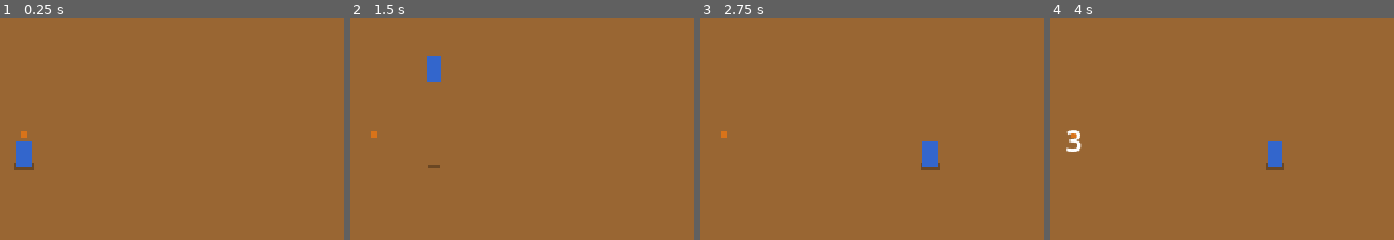
Above: before the commit, frames 1-4 (left to right).
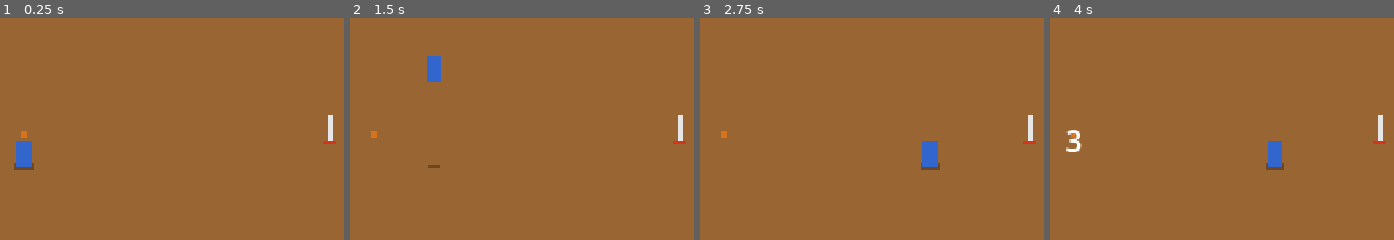
Above: after the commit, the same moments.

Repository: kfiggins/nba-jam-clone
Game: Godot game, scene res://scenes/main/main.tscn
Same seed, same stepped clock (60 frames per second), same inputs: the game is played once before the commit and once after it.
Inputs (mouse positions are % of the whole screen's width and height, from its top left):
- Up to frame 1 (0.25 s): no input
- Up to frame 2 (1.5 s): tap Enter at 0.5 s; move the mouse to (76, 44) at 0.52 s; hold D (move_right) 0.53-1.25 s; hold L (turbo) 0.53-1.25 s; tap J (shoot) at 0.6 s; click (76, 44) at 0.67 s; drag from (27, 54) to (50, 48) at 1.27 s
- Up to frame 3 (2.75 s): move the mouse to (62, 27) at 2.02 s; hold D (move_right) from 2.03 s (still down); hold L (turbo) from 2.03 s (still down); tap K (pass_ball) at 2.1 s
- Up to frame 4 (4 s): release D (move_right) at 2.75 s; release L (turbo) at 2.75 s; drag from (44, 70) to (15, 34) at 2.77 s; tap R (restart) at 3.5 s; move the mouse to (85, 65) at 3.52 s; hold A (move_left) from 3.53 s (still down); hold L (turbo) from 3.53 s (still down)
The pictures show only the part of the screen within x 47-97%, y 22-72%; the shares and areas given below are measured in that part.

The runs differ from the first frame. In frame 1, 0.2% of the frame differs, in the area x 93-98%, y 43-57%; in frame 2, 0.2%; in frame 3, 0.2%; in frame 4, 0.2%.

Commit message:
Implement Phase 4: Shooting System with arc, make/miss resolution, and rebounds
- Add Basket scene with rim height and visual (backboard + rim ColorRects)
- Add ShotBallState: parabolic arc flight toward basket, distance-based
  success chance (close=85%, far=50%), make/miss resolution with scoring
  and rim bounce on miss
- Add ShootingState: player jumps and releases ball at apex or after delay
- Change J key behavior: shoot when holding ball, jump when not (idle/running)
- Add ball.shoot() method with shot_taken/shot_made/shot_missed signals
- Add player.try_shoot() method
- Add config values: shot_speed, shot_arc_height, shot_close_range,
  shot_release_delay, shot_miss_bounce_min/max
- 29 new tests covering shooting mechanics, state transitions, and config

Co-Authored-By: Claude Opus 4.6 <noreply@anthropic.com>

Diff:
--- a/resources/default_config.tres
+++ b/resources/default_config.tres
@@ -26,6 +26,12 @@
 shot_success_close = 0.85
 shot_perfect_window = 0.15
 shot_perfect_bonus = 0.25
+shot_speed = 500.0
+shot_arc_height = 200.0
+shot_close_range = 200.0
+shot_release_delay = 0.15
+shot_miss_bounce_min = 100.0
+shot_miss_bounce_max = 200.0
 dunk_range = 100.0
 dunk_jump_threshold = 0.6
 steal_chance_base = 0.3
--- a/scenes/ball/ball.gd
+++ b/scenes/ball/ball.gd
@@ -6,6 +6,9 @@
 signal ball_stolen(stealer: Player, victim: Player)
 signal ball_passed(passer: Player, target: Player)
 signal ball_bounced
+signal shot_taken(shooter: Player)
+signal shot_made(shooter: Player, points: int)
+signal shot_missed(shooter: Player)
 
 ## Current player holding the ball (null = loose)
 var current_owner: Player = null
@@ -19,6 +22,9 @@
 
 ## Pass target (set when entering Passed state)
 var pass_target: Player = null
+
+## Shooter reference (set when entering Shot state)
+var shot_shooter: Player = null
 
 @onready var sprite: Node2D = $Sprite
 @onready var shadow: Node2D = $Shadow
@@ -69,6 +75,18 @@
 	ball_passed.emit(passer, target)
 	owner_changed.emit(old, null)
 	state_machine.change_state(state_machine.get_state("Passed"))
+
+
+## Shoot the ball toward the basket. Transitions to Shot state.
+func shoot(shooter: Player) -> void:
+	shot_shooter = shooter
+	if current_owner:
+		current_owner.held_ball = null
+	var old := current_owner
+	current_owner = null
+	shot_taken.emit(shooter)
+	owner_changed.emit(old, null)
+	state_machine.change_state(state_machine.get_state("Shot"))
 
 
 ## Attempt a steal. Returns true if successful.
--- a/scenes/ball/ball.tscn
+++ b/scenes/ball/ball.tscn
@@ -1,10 +1,11 @@
-[gd_scene load_steps=7 format=3]
+[gd_scene load_steps=8 format=3]
 
 [ext_resource type="Script" path="res://scenes/ball/ball.gd" id="1"]
 [ext_resource type="Script" path="res://scripts/systems/state_machine.gd" id="2"]
 [ext_resource type="Script" path="res://scenes/ball/states/held_state.gd" id="3"]
 [ext_resource type="Script" path="res://scenes/ball/states/loose_state.gd" id="4"]
 [ext_resource type="Script" path="res://scenes/ball/states/passed_state.gd" id="5"]
+[ext_resource type="Script" path="res://scenes/ball/states/shot_state.gd" id="6"]
 
 [sub_resource type="CircleShape2D" id="CircleShape2D_1"]
 radius = 8.0
@@ -46,3 +47,6 @@
 
 [node name="Passed" type="Node" parent="StateMachine"]
 script = ExtResource("5")
+
+[node name="Shot" type="Node" parent="StateMachine"]
+script = ExtResource("6")
--- /dev/null
+++ b/scenes/ball/states/shot_state.gd
@@ -0,0 +1,99 @@
+class_name ShotBallState
+extends BallState
+## Ball in flight toward the basket after a shot.
+## Follows a parabolic arc, then resolves make/miss on arrival.
+
+var _start_pos: Vector2
+var _target_pos: Vector2
+var _total_distance: float = 0.0
+var _start_height: float = 0.0
+var _rim_height: float = 120.0
+
+
+func enter() -> void:
+	_start_pos = ball.global_position
+	_start_height = ball.height
+	ball.height_velocity = 0.0
+	ball.ground_velocity = Vector2.ZERO
+
+	var basket := _find_basket()
+	if basket:
+		_target_pos = basket.global_position
+		_rim_height = basket.rim_height
+	else:
+		# Fallback: aim toward right side of court
+		_target_pos = Vector2(1130, 360)
+
+	_total_distance = _start_pos.distance_to(_target_pos)
+
+
+func physics_process(delta: float) -> State:
+	if _total_distance < 1.0:
+		return state_machine.get_state("Loose")
+
+	var config := GameConfig.data
+	var direction := (_target_pos - ball.global_position).normalized()
+	ball.global_position += direction * config.shot_speed * delta
+
+	# Arc height: blend from start height to ground, plus parabolic arc overlay
+	var remaining := ball.global_position.distance_to(_target_pos)
+	var progress := clampf(1.0 - remaining / _total_distance, 0.0, 1.0)
+	var peak := config.shot_arc_height
+	var base_height := lerpf(_start_height, 0.0, progress)
+	ball.height = base_height + peak * 4.0 * progress * (1.0 - progress)
+
+	# Reached the basket
+	if remaining <= 15.0:
+		_resolve_shot()
+		return null
+
+	return null
+
+
+func exit() -> void:
+	ball.shot_shooter = null
+
+
+func _resolve_shot() -> void:
+	var config := GameConfig.data
+	var shooter := ball.shot_shooter
+	var distance := _start_pos.distance_to(_target_pos)
+	var success_chance := _calculate_success_chance(distance)
+	var roll := randf()
+
+	if roll < success_chance:
+		# Made shot
+		var points := config.points_per_shot
+		ball.shot_made.emit(shooter, points)
+		if shooter:
+			GameManager.add_score(shooter.team, points)
+		# Ball drops through basket
+		ball.ground_velocity = Vector2(0.0, 30.0)
+		ball.height = 10.0
+		ball.height_velocity = -50.0
+	else:
+		# Missed shot — ball bounces off rim
+		ball.shot_missed.emit(shooter)
+		var bounce_x := randf_range(-config.shot_miss_bounce_max, config.shot_miss_bounce_max)
+		var bounce_y := randf_range(-config.shot_miss_bounce_max, -config.shot_miss_bounce_min)
+		ball.ground_velocity = Vector2(bounce_x, bounce_y)
+		ball.height = _rim_height * 0.8
+		ball.height_velocity = randf_range(config.shot_miss_bounce_min, config.shot_miss_bounce_max)
+
+	state_machine.change_state(state_machine.get_state("Loose"))
+
+
+func _calculate_success_chance(distance: float) -> float:
+	var config := GameConfig.data
+	if distance <= config.shot_close_range:
+		return config.shot_success_close
+	# Linear falloff from close to base over 3x the close range
+	var far_range := config.shot_close_range * 3.0
+	var t := clampf((distance - config.shot_close_range) / (far_range - config.shot_close_range), 0.0, 1.0)
+	return lerpf(config.shot_success_close, config.shot_success_base, t)
+
+
+func _find_basket() -> Node:
+	for node in ball.get_tree().get_nodes_in_group("basket"):
+		return node
+	return null
--- /dev/null
+++ b/scenes/court/basket.gd
@@ -0,0 +1,10 @@
+class_name Basket
+extends Node2D
+## Basketball hoop with a rim position and pseudo-3D height.
+
+## Height of the rim in pseudo-3D space.
+var rim_height: float = 120.0
+
+
+func _ready() -> void:
+	add_to_group("basket")
--- /dev/null
+++ b/scenes/court/basket.tscn
@@ -0,0 +1,20 @@
+[gd_scene load_steps=2 format=3]
+
+[ext_resource type="Script" path="res://scenes/court/basket.gd" id="1"]
+
+[node name="Basket" type="Node2D"]
+script = ExtResource("1")
+
+[node name="Backboard" type="ColorRect" parent="."]
+offset_left = -3.0
+offset_top = -40.0
+offset_right = 3.0
+offset_bottom = 0.0
+color = Color(0.9, 0.9, 0.9, 1)
+
+[node name="Rim" type="ColorRect" parent="."]
+offset_left = -10.0
+offset_top = 0.0
+offset_right = 10.0
+offset_bottom = 6.0
+color = Color(0.85, 0.2, 0.1, 1)
--- a/scenes/main/main.tscn
+++ b/scenes/main/main.tscn
@@ -1,15 +1,19 @@
-[gd_scene load_steps=6 format=3]
+[gd_scene load_steps=7 format=3]
 
 [ext_resource type="Script" path="res://scenes/main/main.gd" id="1"]
 [ext_resource type="PackedScene" path="res://scenes/court/court.tscn" id="2"]
 [ext_resource type="PackedScene" path="res://scenes/ui/hud.tscn" id="3"]
 [ext_resource type="PackedScene" path="res://scenes/player/player.tscn" id="4"]
 [ext_resource type="PackedScene" path="res://scenes/ball/ball.tscn" id="5"]
+[ext_resource type="PackedScene" path="res://scenes/court/basket.tscn" id="6"]
 
 [node name="Main" type="Node2D"]
 script = ExtResource("1")
 
 [node name="Court" parent="." instance=ExtResource("2")]
+
+[node name="Basket" parent="." instance=ExtResource("6")]
+position = Vector2(1130, 360)
 
 [node name="Player" parent="." instance=ExtResource("4")]
 position = Vector2(640, 400)
--- a/scenes/player/player.gd
+++ b/scenes/player/player.gd
@@ -115,6 +115,12 @@
 	return held_ball != null
 
 
+func try_shoot() -> void:
+	if held_ball == null:
+		return
+	held_ball.shoot(self)
+
+
 func try_pass() -> void:
 	if held_ball == null:
 		return
--- a/scenes/player/player.tscn
+++ b/scenes/player/player.tscn
@@ -1,10 +1,11 @@
-[gd_scene load_steps=7 format=3]
+[gd_scene load_steps=8 format=3]
 
 [ext_resource type="Script" path="res://scenes/player/player.gd" id="1"]
 [ext_resource type="Script" path="res://scripts/systems/state_machine.gd" id="2"]
 [ext_resource type="Script" path="res://scenes/player/states/idle_state.gd" id="3"]
 [ext_resource type="Script" path="res://scenes/player/states/running_state.gd" id="4"]
 [ext_resource type="Script" path="res://scenes/player/states/jumping_state.gd" id="5"]
+[ext_resource type="Script" path="res://scenes/player/states/shooting_state.gd" id="6"]
 
 [sub_resource type="CapsuleShape2D" id="CapsuleShape2D_1"]
 radius = 12.0
@@ -47,3 +48,6 @@
 
 [node name="Jumping" type="Node" parent="StateMachine"]
 script = ExtResource("5")
+
+[node name="Shooting" type="Node" parent="StateMachine"]
+script = ExtResource("6")
--- a/scenes/player/states/idle_state.gd
+++ b/scenes/player/states/idle_state.gd
@@ -15,6 +15,8 @@
 		return state_machine.get_state("Running")
 
 	if Input.is_action_just_pressed("shoot") and player.is_human:
+		if player.has_ball():
+			return state_machine.get_state("Shooting")
 		return state_machine.get_state("Jumping")
 
 	if Input.is_action_just_pressed("pass_ball") and player.is_human:
--- a/scenes/player/states/running_state.gd
+++ b/scenes/player/states/running_state.gd
@@ -12,6 +12,8 @@
 		return state_machine.get_state("Idle")
 
 	if Input.is_action_just_pressed("shoot") and player.is_human:
+		if player.has_ball():
+			return state_machine.get_state("Shooting")
 		return state_machine.get_state("Jumping")
 
 	if Input.is_action_just_pressed("pass_ball") and player.is_human:
--- /dev/null
+++ b/scenes/player/states/shooting_state.gd
@@ -0,0 +1,40 @@
+class_name ShootingState
+extends PlayerState
+## Player is jumping to shoot the ball toward the basket.
+## Ball is released after a short delay or at jump apex.
+
+var _shot_released: bool = false
+var _release_timer: float = 0.0
+
+
+func enter() -> void:
+	player.apply_jump()
+	_shot_released = false
+	_release_timer = 0.0
+
+
+func physics_process(delta: float) -> State:
+	player.update_turbo(delta)
+	player.apply_gravity(delta)
+	player.apply_movement(delta, GameConfig.data.player_air_control)
+
+	# Release ball at apex or after delay
+	if not _shot_released:
+		_release_timer += delta
+		if _release_timer >= GameConfig.data.shot_release_delay or player.height_velocity <= 0.0:
+			_release_shot()
+
+	# Land
+	if player.is_on_ground():
+		var dir := player.get_input_direction()
+		if dir != Vector2.ZERO:
+			return state_machine.get_state("Running")
+		return state_machine.get_state("Idle")
+
+	return null
+
+
+func _release_shot() -> void:
+	_shot_released = true
+	if player.has_ball():
+		player.try_shoot()
--- a/scripts/resources/game_config_data.gd
+++ b/scripts/resources/game_config_data.gd
@@ -35,6 +35,12 @@
 @export var shot_success_close: float = 0.85
 @export var shot_perfect_window: float = 0.15 # seconds
 @export var shot_perfect_bonus: float = 0.25
+@export var shot_speed: float = 500.0
+@export var shot_arc_height: float = 200.0
+@export var shot_close_range: float = 200.0
+@export var shot_release_delay: float = 0.15 # seconds before ball released during jump
+@export var shot_miss_bounce_min: float = 100.0
+@export var shot_miss_bounce_max: float = 200.0
 
 # Dunk
 @export var dunk_range: float = 100.0
--- /dev/null
+++ b/tests/test_shooting.gd
@@ -0,0 +1,460 @@
+extends GutTest
+
+var _ball: Ball
+var _player1: Player
+var _player2: Player
+var _basket: Basket
+var _config: Node
+var _manager: Node
+
+
+func before_each() -> void:
+	_config = load("res://scripts/autoload/game_config.gd").new()
+	_config.name = "GameConfig"
+	add_child(_config)
+	_manager = load("res://scripts/autoload/game_manager.gd").new()
+	_manager.name = "GameManager"
+	add_child(_manager)
+
+
+func after_each() -> void:
+	for p in [_player1, _player2]:
+		if p:
+			p.remove_from_group("players")
+			p.queue_free()
+	_player1 = null
+	_player2 = null
+	if _ball:
+		_ball.remove_from_group("ball")
+		_ball.queue_free()
+		_ball = null
+	if _basket:
+		_basket.remove_from_group("basket")
+		_basket.queue_free()
+		_basket = null
+	_manager.queue_free()
+	_config.queue_free()
+	for action in ["move_up", "move_down", "move_left", "move_right", "turbo", "shoot"]:
+		Input.action_release(action)
+
+
+# -- Helpers --
+
+func _make_player(team_id: int, pos: Vector2) -> Player:
+	var p := Player.new()
+	p.is_human = false
+	p.team = team_id
+	p.position = pos
+	var sprite := Node2D.new()
+	sprite.name = "Sprite"
+	p.add_child(sprite)
+	var shadow := Node2D.new()
+	shadow.name = "Shadow"
+	p.add_child(shadow)
+	var sm := StateMachine.new()
+	sm.name = "StateMachine"
+	p.add_child(sm)
+	add_child(p)
+	p.add_to_group("players")
+	return p
+
+
+func _add_ball(pos: Vector2 = Vector2(400, 300)) -> void:
+	_ball = Ball.new()
+	_ball.position = pos
+	var sprite := Node2D.new()
+	sprite.name = "Sprite"
+	_ball.add_child(sprite)
+	var shadow := Node2D.new()
+	shadow.name = "Shadow"
+	_ball.add_child(shadow)
+	var sm := StateMachine.new()
+	sm.name = "StateMachine"
+	# Add ball states
+	var held := HeldBallState.new()
+	held.name = "Held"
+	sm.add_child(held)
+	var loose := LooseBallState.new()
+	loose.name = "Loose"
+	sm.add_child(loose)
+	var passed := PassedBallState.new()
+	passed.name = "Passed"
+	sm.add_child(passed)
+	var shot := ShotBallState.new()
+	shot.name = "Shot"
+	sm.add_child(shot)
+	_ball.add_child(sm)
+	_ball.add_to_group("ball")
+	add_child(_ball)
+
+
+func _add_basket(pos: Vector2 = Vector2(1130, 360)) -> void:
+	_basket = Basket.new()
+	_basket.position = pos
+	_basket.add_to_group("basket")
+	add_child(_basket)
+
+
+func _add_full_player() -> Player:
+	var p: Player = load("res://scenes/player/player.tscn").instantiate()
+	add_child(p)
+	return p
+
+
+# -- Ball.shoot() --
+
+func test_shoot_clears_owner() -> void:
+	_add_ball()
+	_add_basket()
+	_player1 = _make_player(1, Vector2(400, 300))
+	_ball.pick_up(_player1)
+	_ball.shoot(_player1)
+	assert_null(_ball.current_owner)
+
+
+func test_shoot_clears_held_ball_on_player() -> void:
+	_add_ball()
+	_add_basket()
+	_player1 = _make_player(1, Vector2(400, 300))
+	_ball.pick_up(_player1)
+	_ball.shoot(_player1)
+	assert_null(_player1.held_ball)
+
+
+func test_shoot_sets_shot_shooter() -> void:
+	_add_ball()
+	_add_basket()
+	_player1 = _make_player(1, Vector2(400, 300))
+	_ball.pick_up(_player1)
+	_ball.shoot(_player1)
+	assert_eq(_ball.shot_shooter, _player1)
+
+
+func test_shoot_emits_shot_taken() -> void:
+	_add_ball()
+	_add_basket()
+	_player1 = _make_player(1, Vector2(400, 300))
+	_ball.pick_up(_player1)
+	watch_signals(_ball)
+	_ball.shoot(_player1)
+	assert_signal_emitted(_ball, "shot_taken")
+
+
+func test_shoot_emits_owner_changed() -> void:
+	_add_ball()
+	_add_basket()
+	_player1 = _make_player(1, Vector2(400, 300))
+	_ball.pick_up(_player1)
+	watch_signals(_ball)
+	_ball.shoot(_player1)
+	assert_signal_emitted(_ball, "owner_changed")
+
+
+func test_shoot_transitions_to_shot_state() -> void:
+	_add_ball()
+	_add_basket()
+	_player1 = _make_player(1, Vector2(400, 300))
+	_ball.pick_up(_player1)
+	_ball.shoot(_player1)
+	assert_eq(_ball.state_machine.current_state.name, "Shot")
+
+
+# -- Player.try_shoot() --
+
+func test_try_shoot_does_nothing_without_ball() -> void:
+	_add_ball()
+	_add_basket()
+	_player1 = _make_player(1, Vector2(400, 300))
+	watch_signals(_ball)
+	_player1.try_shoot()
+	assert_signal_not_emitted(_ball, "shot_taken")
+
+
+func test_try_shoot_shoots_when_holding_ball() -> void:
+	_add_ball()
+	_add_basket()
+	_player1 = _make_player(1, Vector2(400, 300))
+	_ball.pick_up(_player1)
+	watch_signals(_ball)
+	_player1.try_shoot()
+	assert_signal_emitted(_ball, "shot_taken")
+
+
+# -- ShotBallState: Arc & Movement --
+
+func test_shot_ball_moves_toward_basket() -> void:
+	_add_ball(Vector2(400, 360))
+	_add_basket(Vector2(1130, 360))
+	_player1 = _make_player(1, Vector2(400, 360))
+	_ball.pick_up(_player1)
+	_ball.shoot(_player1)
+	var start_x := _ball.global_position.x
+	# Simulate a few frames
+	_ball.state_machine.current_state.physics_process(0.1)
+	assert_gt(_ball.global_position.x, start_x, "Ball should move toward basket")
+
+
+func test_shot_ball_has_arc_height() -> void:
+	_add_ball(Vector2(400, 360))
+	_add_basket(Vector2(1130, 360))
+	_player1 = _make_player(1, Vector2(400, 360))
+	_ball.pick_up(_player1)
+	_ball.shoot(_player1)
+	# Move ball partway (around midpoint should have max height)
+	for i in range(5):
+		_ball.state_machine.current_state.physics_process(0.1)
+	assert_gt(_ball.height, 0.0, "Ball should have arc height during flight")
+
+
+# -- ShotBallState: Success Chance Calculation --
+
+func test_close_shot_has_higher_success() -> void:
+	_add_ball(Vector2(1000, 360))
+	_add_basket(Vector2(1130, 360))
+	_player1 = _make_player(1, Vector2(1000, 360))
+	_ball.pick_up(_player1)
+	_ball.shoot(_player1)
+	var shot_state: ShotBallState = _ball.state_machine.current_state as ShotBallState
+	var close_chance := shot_state._calculate_success_chance(100.0)
+	var far_chance := shot_state._calculate_success_chance(600.0)
+	assert_gt(close_chance, far_chance, "Close shots should have higher success rate")
+
+
+func test_very_close_shot_returns_close_rate() -> void:
+	_add_ball(Vector2(1050, 360))
+	_add_basket(Vector2(1130, 360))
+	_player1 = _make_player(1, Vector2(1050, 360))
+	_ball.pick_up(_player1)
+	_ball.shoot(_player1)
+	var shot_state: ShotBallState = _ball.state_machine.current_state as ShotBallState
+	var chance := shot_state._calculate_success_chance(50.0)
+	assert_eq(chance, GameConfig.data.shot_success_close)
+
+
+func test_far_shot_returns_base_rate() -> void:
+	_add_ball(Vector2(200, 360))
+	_add_basket(Vector2(1130, 360))
+	_player1 = _make_player(1, Vector2(200, 360))
+	_ball.pick_up(_player1)
+	_ball.shoot(_player1)
+	var shot_state: ShotBallState = _ball.state_machine.current_state as ShotBallState
+	# Very far distance (beyond 3x close_range)
+	var chance := shot_state._calculate_success_chance(1000.0)
+	assert_eq(chance, GameConfig.data.shot_success_base)
+
+
+# -- ShotBallState: Resolution --
+
+func test_shot_resolves_to_loose_state() -> void:
+	_add_ball(Vector2(1120, 360))
+	_add_basket(Vector2(1130, 360))
+	_player1 = _make_player(1, Vector2(1120, 360))
+	_ball.pick_up(_player1)
+	_ball.shoot(_player1)
+	# Move ball to basket (very close, should resolve quickly)
+	for i in range(50):
+		if _ball.state_machine.current_state.name != "Shot":
+			break
+		_ball.state_machine.current_state.physics_process(0.05)
+	assert_eq(_ball.state_machine.current_state.name, "Loose", "Ball should be loose after shot resolves")
+
+
+func test_made_shot_emits_shot_made() -> void:
+	_add_ball(Vector2(1120, 360))
+	_add_basket(Vector2(1130, 360))
+	_player1 = _make_player(1, Vector2(1120, 360))
+	_ball.pick_up(_player1)
+	# Set seed for deterministic test — shot_success_close is 0.85, very likely to make
+	seed(42)
+	watch_signals(_ball)
+	_ball.shoot(_player1)
+	for i in range(50):
+		if _ball.state_machine.current_state.name != "Shot":
+			break
+		_ball.state_machine.current_state.physics_process(0.05)
+	# With seed 42 and close range, at least one of the signals should have fired
+	var made := get_signal_emit_count(_ball, "shot_made")
+	var missed := get_signal_emit_count(_ball, "shot_missed")
+	assert_eq(made + missed, 1, "Exactly one resolution signal should fire")
+
+
+func test_missed_shot_emits_shot_missed() -> void:
+	_add_ball(Vector2(1120, 360))
+	_add_basket(Vector2(1130, 360))
+	_player1 = _make_player(1, Vector2(1120, 360))
+	_ball.pick_up(_player1)
+	# Force a miss by using very low success rate temporarily
+	var original := GameConfig.data.shot_success_close
+	GameConfig.data.shot_success_close = 0.0
+	GameConfig.data.shot_success_base = 0.0
+	watch_signals(_ball)
+	_ball.shoot(_player1)
+	for i in range(50):
+		if _ball.state_machine.current_state.name != "Shot":
+			break
+		_ball.state_machine.current_state.physics_process(0.05)
+	assert_signal_emitted(_ball, "shot_missed")
+	# Restore
+	GameConfig.data.shot_success_close = original
+	GameConfig.data.shot_success_base = 0.5
+
+
+func test_made_shot_adds_score() -> void:
+	_add_ball(Vector2(1120, 360))
+	_add_basket(Vector2(1130, 360))
+	_player1 = _make_player(1, Vector2(1120, 360))
+	_ball.pick_up(_player1)
+	# Force a make
+	GameConfig.data.shot_success_close = 1.0
+	GameConfig.data.shot_success_base = 1.0
+	GameManager.state = GameManager.MatchState.PLAYING
+	_ball.shoot(_player1)
+	for i in range(50):
+		if _ball.state_machine.current_state.name != "Shot":
+			break
+		_ball.state_machine.current_state.physics_process(0.05)
+	assert_eq(GameManager.get_score(1), GameConfig.data.points_per_shot)
+	# Restore
+	GameConfig.data.shot_success_close = 0.85
+	GameConfig.data.shot_success_base = 0.5
+
+
+func test_missed_shot_ball_has_bounce_velocity() -> void:
+	_add_ball(Vector2(1120, 360))
+	_add_basket(Vector2(1130, 360))
+	_player1 = _make_player(1, Vector2(1120, 360))
+	_ball.pick_up(_player1)
+	# Force a miss
+	GameConfig.data.shot_success_close = 0.0
+	GameConfig.data.shot_success_base = 0.0
+	_ball.shoot(_player1)
+	for i in range(50):
+		if _ball.state_machine.current_state.name != "Shot":
+			break
+		_ball.state_machine.current_state.physics_process(0.05)
+	assert_true(
+		_ball.ground_velocity.length() > 0.0 or _ball.height_velocity > 0.0,
+		"Missed shot should give ball bounce velocity"
+	)
+	# Restore
+	GameConfig.data.shot_success_close = 0.85
+	GameConfig.data.shot_success_base = 0.5
+
+
+# -- Basket --
+
+func test_basket_joins_group() -> void:
+	_add_basket()
+	var baskets := get_tree().get_nodes_in_group("basket")
+	assert_eq(baskets.size(), 1)
+
+
+func test_basket_has_rim_height() -> void:
+	_add_basket()
+	assert_gt(_basket.rim_height, 0.0, "Basket should have a rim height")
+
+
+# -- Player State Integration: Shoot vs Jump --
+
+func test_idle_to_shooting_with_ball() -> void:
+	_add_basket()
+	_player1 = _add_full_player()
+	_player1.position = Vector2(400, 300)
+	# Give player a ball
+	_add_ball(Vector2(400, 300))
+	_ball.pick_up(_player1)
+	Input.action_press("shoot")
+	await get_tree().physics_frame
+	await get_tree().physics_frame
+	assert_eq(_player1.state_machine.current_state.name, "Shooting")
+
+
+func test_idle_to_jumping_without_ball() -> void:
+	_add_basket()
+	_player1 = _add_full_player()
+	_player1.position = Vector2(400, 300)
+	Input.action_press("shoot")
+	await get_tree().physics_frame
+	await get_tree().physics_frame
+	assert_eq(_player1.state_machine.current_state.name, "Jumping")
+
+
+func test_running_to_shooting_with_ball() -> void:
+	_add_basket()
+	_player1 = _add_full_player()
+	_player1.position = Vector2(400, 300)
+	_add_ball(Vector2(400, 300))
+	_ball.pick_up(_player1)
+	Input.action_press("move_right")
+	await get_tree().physics_frame
+	await get_tree().physics_frame
+	Input.action_press("shoot")
+	await get_tree().physics_frame
+	await get_tree().physics_frame
+	assert_eq(_player1.state_machine.current_state.name, "Shooting")
+
+
+func test_running_to_jumping_without_ball() -> void:
+	_add_basket()
+	_player1 = _add_full_player()
+	_player1.position = Vector2(400, 300)
+	Input.action_press("move_right")
+	await get_tree().physics_frame
+	await get_tree().physics_frame
+	Input.action_press("shoot")
+	await get_tree().physics_frame
+	await get_tree().physics_frame
+	assert_eq(_player1.state_machine.current_state.name, "Jumping")
+
+
+func test_shooting_state_lands_eventually() -> void:
+	_add_basket()
+	_player1 = _add_full_player()
+	_player1.position = Vector2(400, 300)
+	_add_ball(Vector2(400, 300))
+	_ball.pick_up(_player1)
+	Input.action_press("shoot")
+	await get_tree().physics_frame
+	await get_tree().physics_frame
+	Input.action_release("shoot")
+	for i in range(120):
+		await get_tree().physics_frame
+		if _player1.state_machine.current_state.name != "Shooting":
+			break
+	assert_ne(_player1.state_machine.current_state.name, "Shooting", "Should have landed")
+
+
+func test_shooting_state_releases_ball() -> void:
+	_add_basket()
+	_player1 = _add_full_player()
+	_player1.position = Vector2(400, 300)
+	_add_ball(Vector2(400, 300))
+	_ball.pick_up(_player1)
+	Input.action_press("shoot")
+	await get_tree().physics_frame
+	await get_tree().physics_frame
+	Input.action_release("shoot")
+	# Wait for release (happens after delay or at apex)
+	for i in range(60):
+		await get_tree().physics_frame
+		if not _player1.has_ball():
+			break
+	assert_false(_player1.has_ball(), "Ball should be released during shooting state")
+
+
+# -- Config --
+
+func test_shot_speed_config() -> void:
+	assert_eq(GameConfig.data.shot_speed, 500.0)
+
+
+func test_shot_arc_height_config() -> void:
+	assert_eq(GameConfig.data.shot_arc_height, 200.0)
+
+
+func test_shot_close_range_config() -> void:
+	assert_eq(GameConfig.data.shot_close_range, 200.0)
+
+
+func test_shot_release_delay_config() -> void:
+	assert_eq(GameConfig.data.shot_release_delay, 0.15)
Not shown, added: scenes/ball/states/shot_state.gd.uid
Not shown, added: scenes/court/basket.gd.uid
Not shown, added: scenes/player/states/shooting_state.gd.uid
Not shown, changed: docs/phases/phase-04-shooting-system.md
